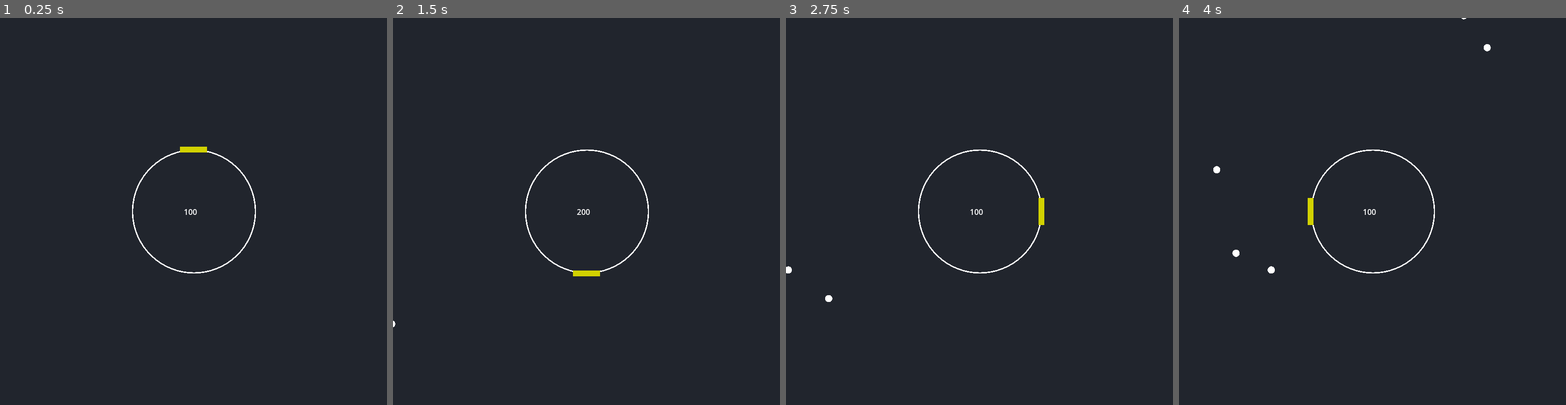
Above: before the commit, frames 1-4 (left to right).
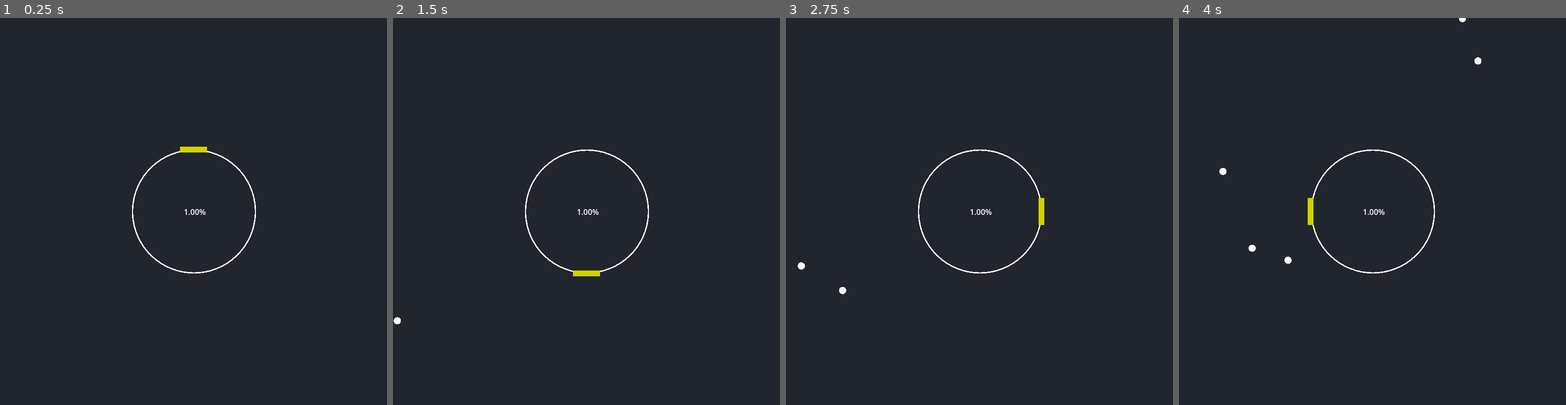
Above: after the commit, the same moments.

Repository: Swivet-Effect/SpinR
Game: Godot game, scene res://Prefabs/debug_track.tscn
The game is run twice, just before and just after one commit, with the same random seed, the same clock (stepped at 60 frames per second) and the same inputs. The project has no main scene, so this scene is started directly.
Inputs:
- Up to frame 1 (0.25 s): no input
- Up to frame 2 (1.5 s): tap Enter at 0.5 s; hold Right (ui_right) 0.53-1.28 s; hold S (s) 0.53-1.28 s; tap W (w) at 0.8, 1.35 s; tap Space at 1.25 s; hold Down (ui_down) from 1.28 s (still down)
- Up to frame 3 (2.75 s): tap S (s) at 1.55 s; release Down (ui_down) at 2.03 s; hold Right (ui_right) from 2.03 s (still down); hold S (s) from 2.03 s (still down); tap W (w) at 2.3 s
- Up to frame 4 (4 s): release Right (ui_right) at 2.78 s; release S (s) at 2.78 s; hold Up (ui_up) 2.78-3.53 s; tap W (w) at 2.85, 3.8 s; tap S (s) at 3.05 s; hold Left (ui_left) from 3.53 s (still down); hold S (s) from 3.53 s (still down)

The runs differ from the first frame. In frame 1, less than 0.1% of the frame differs, in the area x 48-54%, y 49-51%; in frame 2, less than 0.1%; in frame 3, 0.2%; in frame 4, 0.3%, in the area x 8-81%, y 0-66%.

Commit message:
360 Fire

Diff:
--- a/Scripts/MissedArea.gd
+++ /dev/null
@@ -1,4 +0,0 @@
-extends MeshInstance2D
-
-func _on_missed_area_body_entered(body: Node2D) -> void:
-	queue_free()
--- a/Scripts/Player.gd
+++ b/Scripts/Player.gd
@@ -5,6 +5,3 @@
 func _physics_process(delta):
 	var stickInput = Input.get_vector("ui_left","ui_right", "ui_up", "ui_down")
 	look_at(stickInput)
-
-func _on_area_2d_body_entered(body: Node2D) -> void:
-	body.queue_free()
--- a/Scripts/destroyOrb.gd
+++ b/Scripts/destroyOrb.gd
@@ -14,6 +14,9 @@
 
 func _on_area_2d_area_entered(area: Area2D) -> void:
 	if area.is_in_group("player"):
+		Speedcontrol.totalOrbs += 1
+		Speedcontrol.hitOrbs += 1
 		queue_free()
 	if area.is_in_group("Missed"):
+		Speedcontrol.totalOrbs += 1
 		queue_free()
--- a/Scripts/label.gd
+++ b/Scripts/label.gd
@@ -1,4 +1,10 @@
 extends Label
 
-func _physics_process(delta: float) -> void:
-	$".".text = str(Speedcontrol.speed)
+var accuracy : float
+
+func _physics_process(delta):
+	if Speedcontrol.totalOrbs == 0:
+		accuracy = 1.00
+	else:
+		accuracy = Speedcontrol.hitOrbs / Speedcontrol.totalOrbs
+	$".".text = str("%0.2f" % accuracy,"%")
--- a/Scripts/openMusicSelect.gd
+++ /dev/null
@@ -1,5 +0,0 @@
-extends Button
-
-
-func _on_pressed() -> void:
-	$FileDialog.visible = true
--- a/Scripts/speedcontrol.gd
+++ b/Scripts/speedcontrol.gd
@@ -1,10 +1,5 @@
 extends Node
 
 var speed = 100
-
-func _input(event):
-	if event.is_action_pressed("w"):
-		speed += 100
-	if event.is_action_pressed("s"):
-		if speed > 0:
-			speed -= 100
+var hitOrbs = 0
+var totalOrbs = 0
Not shown, removed: Scripts/MissedArea.gd.uid
Not shown, removed: Scripts/openMusicSelect.gd.uid
